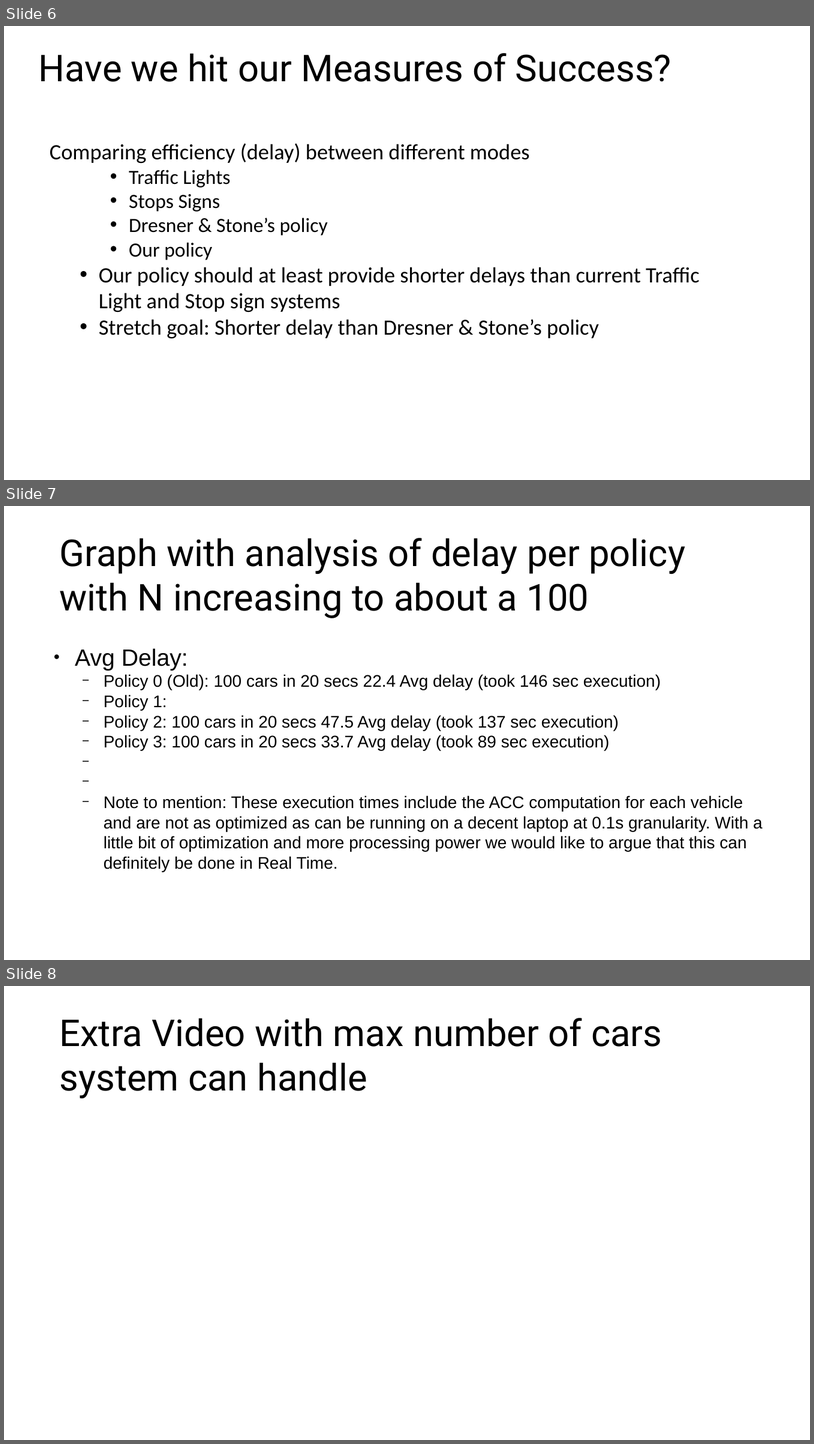
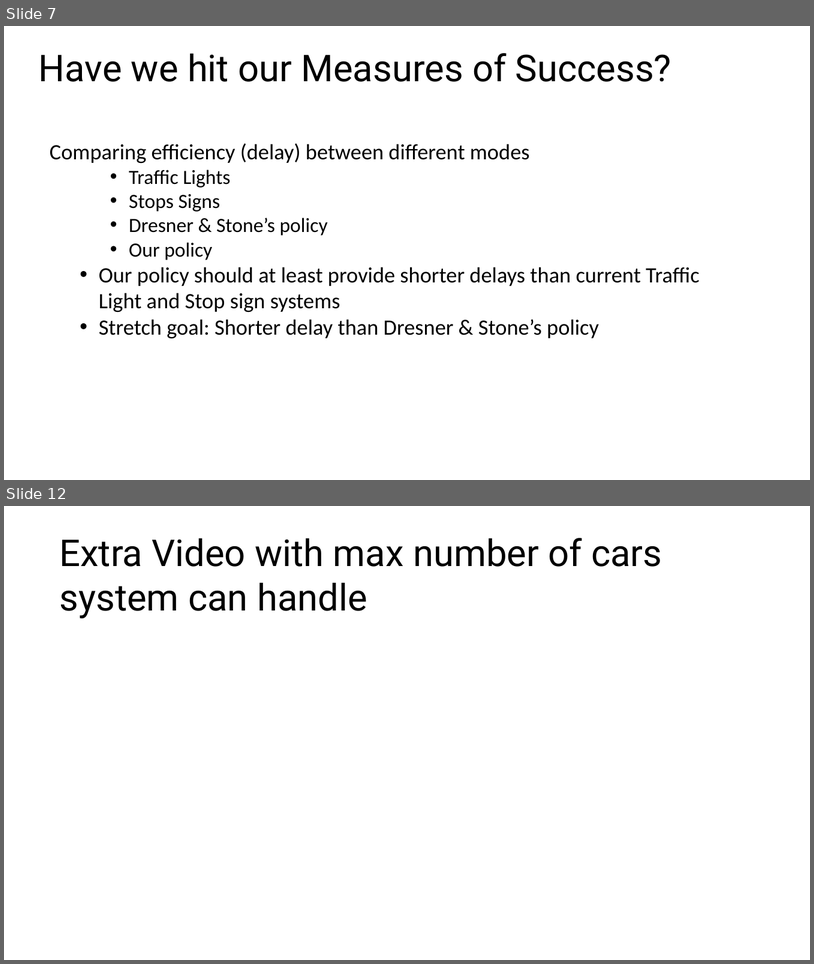
Before and after one commit to adfayed/aim_ros, a slide deck: Final Project Presentation.pptx. Shown one above the other, each under a label of ours: slides 6, 7 and 8 before the commit, slides 7 and 12 after it; the slides between them are not shown. The pictures are 814x1444 and 814x964 pixels, drawn with LibreOffice and Linux fonts; fonts in the diff are those of the drawing. Boxes give left, top, right and bottom in pixels: in the first picture for what was removed or moved away, otherwise in the second. Text is boxed around its words. In the diff, an @@ line names an element or a change of style, - is before the commit and + after.

```diff
--- a/Final Project Presentation.pptx
+++ b/Final Project Presentation.pptx
@@ slide 7 removed at <box>4,506,810,960</box>, background #FFFFFF @@
@@ text removed at <box>59,538,686,618</box> @@
-Graph with analysis of delay per policy with N increasing to about a 100
@@ text removed at <box>75,648,763,871</box> @@
-● Avg Delay:
-  − Policy 0 (Old): 100 cars in 20 secs 22.4 Avg delay (took 146 sec execution)
-  − Policy 1:
-  − Policy 2: 100 cars in 20 secs 47.5 Avg delay (took 137 sec execution)
-  − Policy 3: 100 cars in 20 secs 33.7 Avg delay (took 89 sec execution)
-  − Note to mention: These execution times include the ACC computation for each vehicle and are not as optimized as can be running on a decent laptop at 0.1s granularity. With a little bit of optimization and more processing power we would like to argue that this can definitely be done in Real Time.
@@ what was slide 6 is now slide 7 @@
@@ what was slide 8 is now slide 12 @@
```
Also in this commit, not shown: 3 slides changed, 6 slides added, 1 other slide removed.
